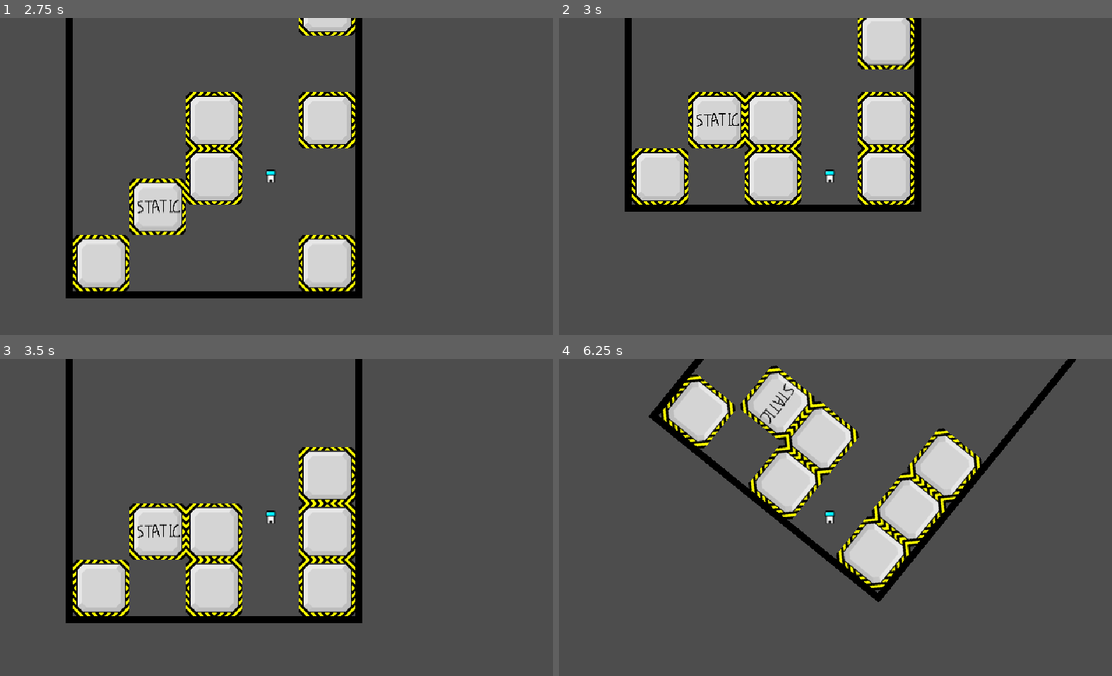
Above: before the commit, frames 1-4 (two rows, left to right).
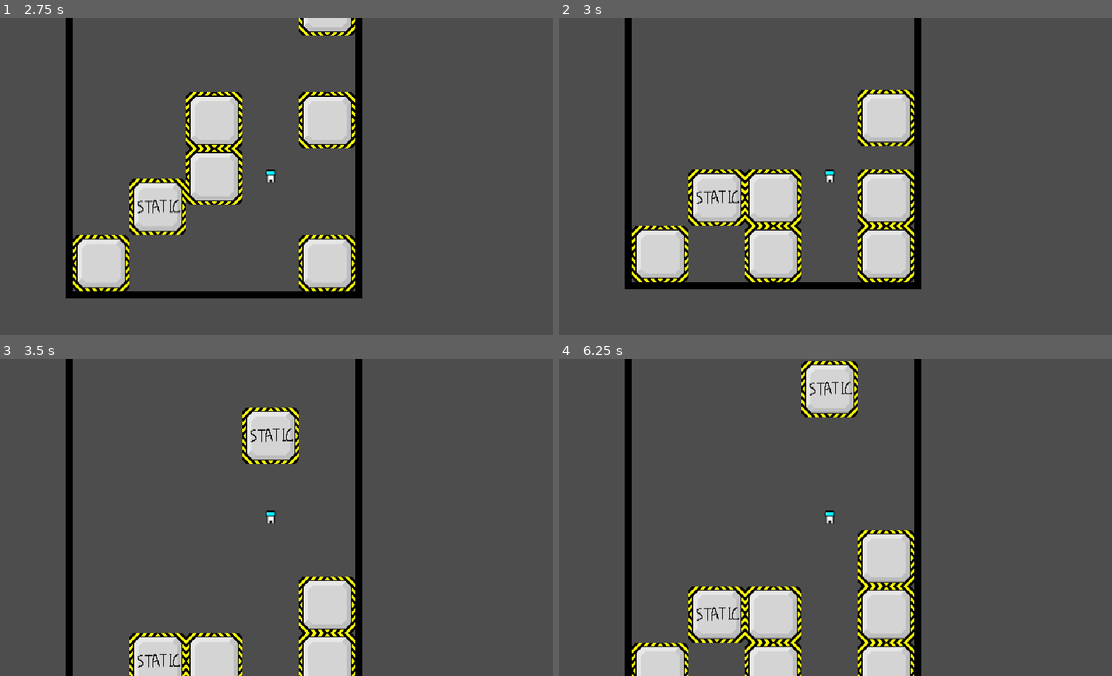
Above: after the commit, the same moments.

Repository: wojtekmal/escape-blocks
Game: Godot game, scene res://Levels/LevelTemplate.tscn
The game is run twice, just before and just after one commit, with the same random seed, the same clock (stepped at 60 frames per second) and the same inputs. The project has no main scene, so this scene is started directly.
Inputs:
- Up to frame 1 (2.75 s): hold Right (gravity_right) 0.53-1.28 s; hold W (jump) 0.53-1.28 s; tap Enter at 1.25 s; hold Left (gravity_left) 1.28-2.03 s; tap W (jump) at 1.35, 1.52, 1.82 s; hold Right (gravity_right) from 2.03 s (still down); hold W (jump) from 2.03 s (still down)
- Up to frame 2 (3 s): release Right (gravity_right) at 2.78 s; release W (jump) at 2.78 s; hold Up (gravity_up) from 2.78 s (still down); tap W (jump) at 2.85 s
- Up to frame 3 (3.5 s): keep holding Up (gravity_up); tap W (jump) at 3.02, 3.32 s
- Up to frame 4 (6.25 s): release Up (gravity_up) at 3.53 s; hold W (jump) 3.53-4.28 s; hold Left (gravity_left) 3.53-5.78 s; tap W (jump) at 4.35, 4.52, 4.82, 5.85, 6.02 s; hold W (jump) 5.03-5.78 s; hold Right (gravity_right) from 5.78 s (still down)

Frame 1 is identical in both runs. In frame 2, 20% of the frame differs, in the area x 11-66%, y 0-86%; in frame 3, 19%; in frame 4, 26%, in the area x 11-94%, y 0-100%.

Commit message:
Added coyote time.

Diff:
--- a/engine/Actors/Player.tscn
+++ b/engine/Actors/Player.tscn
@@ -123,5 +123,5 @@
 [node name="Camera2D" type="Camera2D" parent="."]
 ignore_rotation = false
 
-[node name="RiseTimer" type="Timer" parent="."]
-one_shot = true
+[node name="CoyoteTimer" type="Timer" parent="."]
+wait_time = 0.1
--- a/engine/Levels/LevelTemplate.gd
+++ b/engine/Levels/LevelTemplate.gd
@@ -152,6 +152,7 @@
 	var max_height = min(max_height_1, max_height_2)
 	var min_pos_y = top_wall + size.y / 2
 	var speed_of_ceiling := 0
+	var ceiling_y_pos = top_wall
 
 	for entity in moving_entities:
 		if (entity.get_real_class() == "Player" or
@@ -164,9 +165,9 @@
 			min_pos_y = (player.position.y - size.y / 2 + entity.position.y + 32) / 2 + size.y / 2
 			speed_of_ceiling = entity.y_speed
 
-	var rise_timer = $Player/RiseTimer
-
-	if Input.is_action_just_pressed("jump") and !player.is_falling:
+	var coyote_timer = $Player/CoyoteTimer
+
+	if Input.is_action_just_pressed("jump") and (!player.is_falling or coyote_timer.time_left > 0):
 		player.y_speed = -400
 		#rise_timer.start(rise_timer.wait_time)
 
@@ -174,26 +175,27 @@
 	var delta_height = delta * player.y_speed
 	var new_player_cord_y = int(player.position.y - top_wall + delta_height - 32 - 1) / 64 + 1
 
-	if player.y_speed < 0:
-		if player.position.y + delta_height <= min_pos_y:
-			#rise_timer.stop()
-			player.y_speed = speed_of_ceiling
-		else:
-			player.position.y += delta_height
-			player.is_falling = true
-			return
+	if player.position.y + delta_height <= min_pos_y:
+		#rise_timer.stop()
+		player.y_speed = speed_of_ceiling
+	elif player.y_speed < 0:
+		player.position.y += delta_height
+		player.is_falling = true
+		return
 
 	if player.position.y == top_wall + max_height * 64 + 32:
 		column_top_still_blocks[player_left_column] = max_height
 		column_top_still_blocks[player_right_column] = max_height
 		player.board_cords.y = max_height
 		player.is_falling = false
+		coyote_timer.start(coyote_timer.wait_time)
 		return
 
 	if new_player_cord_y > max_height:
 		player.is_falling = false
 		#here the height of the block is set so that it lands on something else
 		player.board_cords.y = max_height
+		coyote_timer.start(coyote_timer.wait_time)
 	else:
 		player.is_falling = true
 		player.position.y += delta_height
@@ -203,6 +205,7 @@
 		column_top_still_blocks[player_right_column] = max_height
 		player.board_cords.y = max_height
 		player.is_falling = false
+		coyote_timer.start(coyote_timer.wait_time)
 		return
 
 func manage_changing_gravity():
--- a/engine/Levels/LevelTemplate.tscn
+++ b/engine/Levels/LevelTemplate.tscn
@@ -86,7 +86,6 @@
 collision_mask = 1
 board_cords = Vector2i(3, 2)
 board_dimensions = Vector2i(8, 5)
-y_speed = 0
 
 [node name="TileMap" type="TileMap" parent="."]
 tile_set = SubResource("2")
@@ -98,49 +97,41 @@
 position = Vector2(-32, -128)
 board_cords = Vector2i(3, 0)
 board_dimensions = Vector2i(8, 5)
-y_speed = 0
 
 [node name="MovingBlock8x9" parent="." instance=ExtResource("2")]
 position = Vector2(-224, -64)
 board_cords = Vector2i(0, 1)
 board_dimensions = Vector2i(8, 5)
-y_speed = 0
 
 [node name="MovingBlock8x10" parent="." instance=ExtResource("2")]
 position = Vector2(-160, -128)
 board_cords = Vector2i(1, 0)
 board_dimensions = Vector2i(8, 5)
-y_speed = 0
 
 [node name="MovingBlock8x11" parent="." instance=ExtResource("2")]
 position = Vector2(32, 64)
 board_cords = Vector2i(4, 3)
 board_dimensions = Vector2i(8, 5)
-y_speed = 0
 
 [node name="MovingBlock8x12" parent="." instance=ExtResource("2")]
 position = Vector2(32, -128)
 board_cords = Vector2i(4, 0)
 board_dimensions = Vector2i(8, 5)
-y_speed = 0
 
 [node name="MovingBlock8x13" parent="." instance=ExtResource("2")]
 position = Vector2(160, 128)
 board_cords = Vector2i(6, 4)
 board_dimensions = Vector2i(8, 5)
-y_speed = 0
 
 [node name="StaticBlock8x8" parent="." instance=ExtResource("6_cw7oa")]
 position = Vector2(-160, -64)
 board_cords = Vector2i(1, 1)
 board_dimensions = Vector2i(8, 5)
-y_speed = null
 
 [node name="StaticBlock8x9" parent="." instance=ExtResource("6_cw7oa")]
 position = Vector2(96, 64)
 board_cords = Vector2i(5, 3)
 board_dimensions = Vector2i(8, 5)
-y_speed = null
 
 [node name="RotationTimer" type="Timer" parent="."]
 one_shot = true
